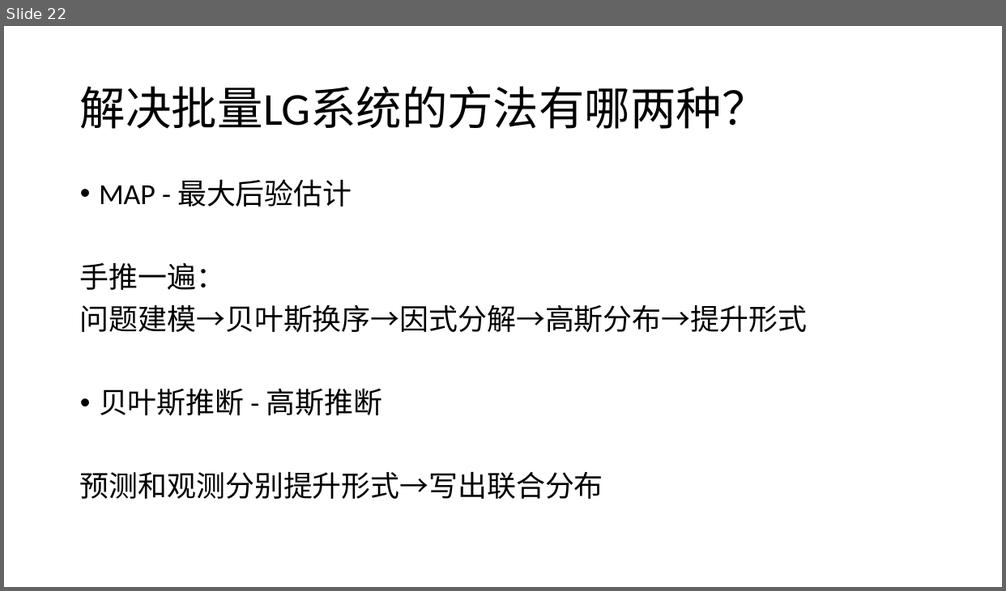
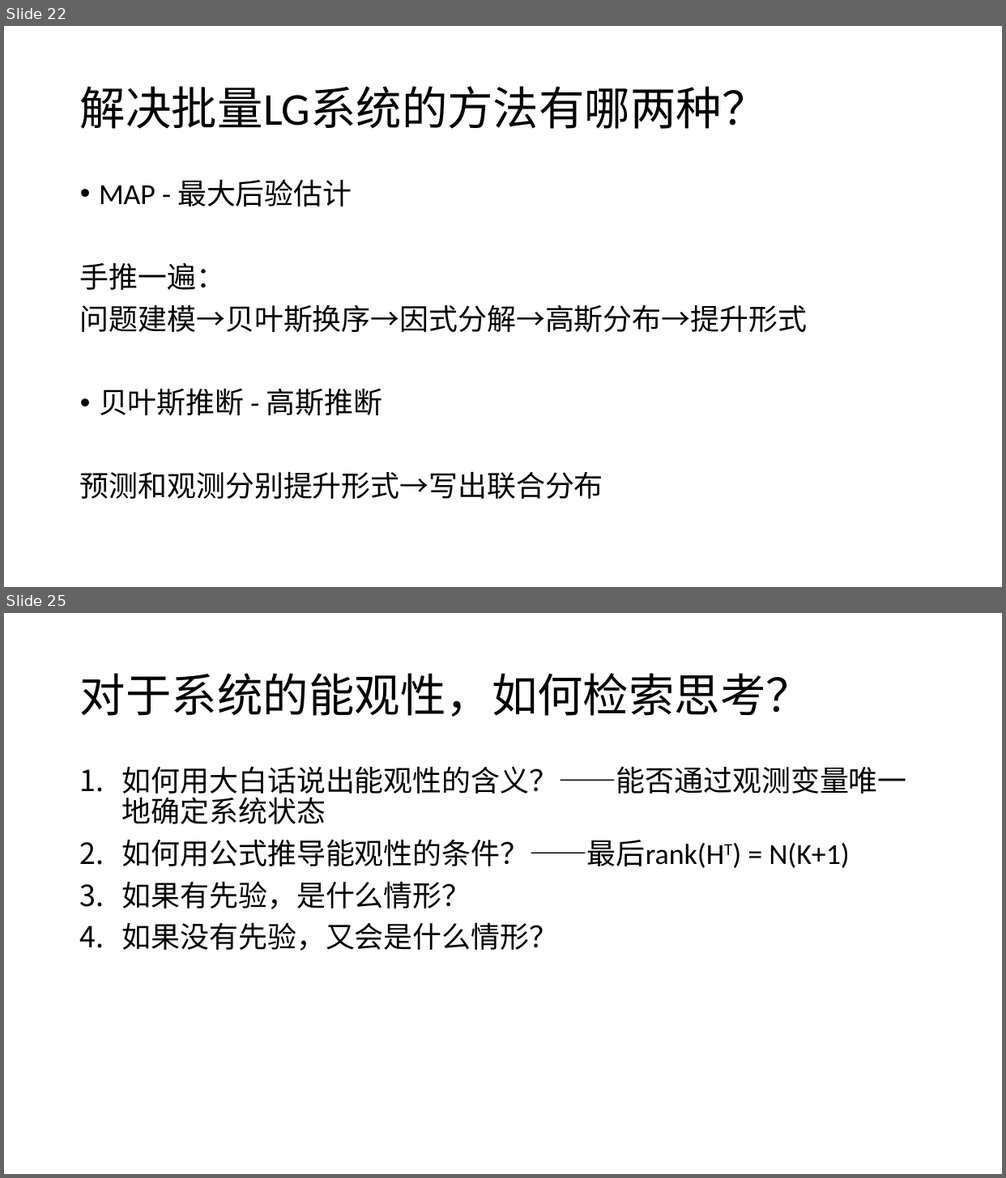
Before and after one commit to CR7dongfeng/State-Estimation, a slide deck: 问题检索清单.pptx. Shown one above the other, each under a label of ours: slide 22 before the commit, slides 22 and 25 after it; the slides between them are not shown. The pictures are 1006x591 and 1006x1178 pixels, drawn with LibreOffice and Linux fonts; fonts in the diff are those of the drawing. Boxes give left, top, right and bottom in pixels: in the first picture for what was removed or moved away, otherwise in the second. Text is boxed around its words. In the diff, an @@ line names an element or a change of style, - is before the commit and + after.

```diff
--- a/问题检索清单.pptx
+++ b/问题检索清单.pptx
@@ slide 25 added at [4, 613, 1002, 1174], background #FFFFFF @@
@@ title added at [80, 673, 812, 717], 44 pt, text #000000 @@
+对于系统的能观性，如何检索思考？
@@ text added at [122, 766, 907, 951], 28 pt, text #000000 @@
+1. 如何用大白话说出能观性的含义？——能否通过观测变量唯一地确定系统状态
+2. 如何用公式推导能观性的条件？——最后rank(HT) = N(K+1)
+3. 如果有先验，是什么情形？
+4. 如果没有先验，又会是什么情形？
```
Also in this commit, not shown: 2 slides changed, 12 other slides added, 1 other file.
